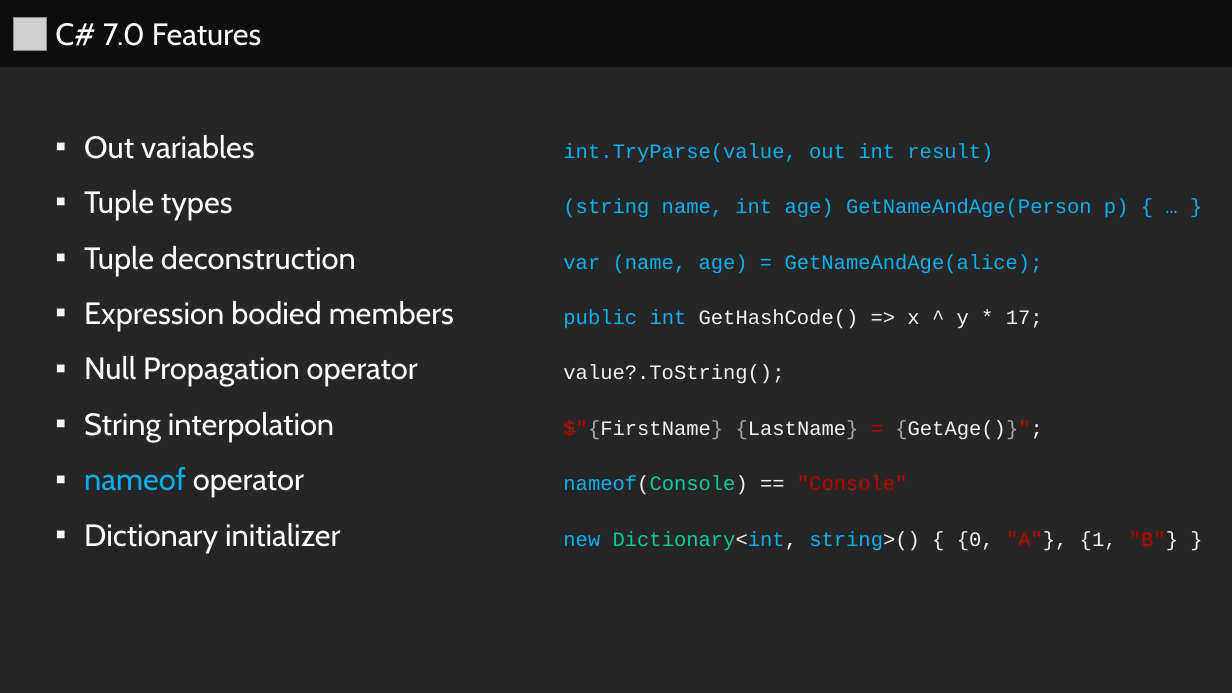
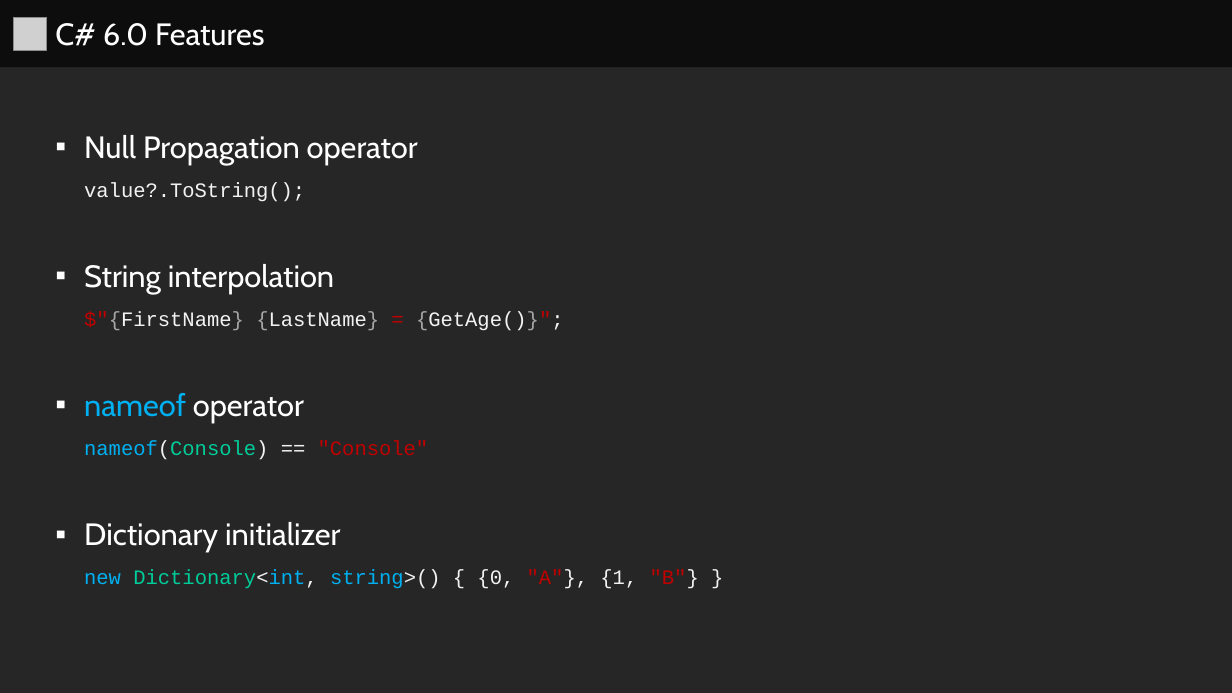
Before and after one commit to series0ne/DotNetFundamentalsWithCSharp, a slide deck: slide 5 of Lesson 7/Lesson 7.pptx. Drawn at 1232x693 pixels with LibreOffice and Linux fonts; fonts in the diff are those of the drawing; grey boxes stand for pictures. Boxes give left, top, right and bottom in pixels: in the first picture for what was removed or moved away, otherwise in the second. Text is boxed around its words. In the diff, an @@ line names an element or a change of style, - is before the commit and + after.

```diff
--- a/Lesson 7/Lesson 7.pptx
+++ b/Lesson 7/Lesson 7.pptx
@@ text in rectangle at [55, 23, 265, 46]: text changed @@
-  C# 7.0 Features
+  C# 6.0 Features
@@ text in rectangle at [84, 135, 1129, 331]: paragraphs removed @@
-  ▪ Out variables int.TryParse(value, out int result)
-  ▪ Tuple types (string name, int age) GetNameAndAge(Person p) { … }
-  ▪ Tuple deconstruction var (name, age) = GetNameAndAge(alice);
-  ▪ Expression bodied members public int GetHashCode() => x ^ y * 17;
```
Also in this commit, not shown: 4 other slides changed, 12 slides removed, 5 other files.
